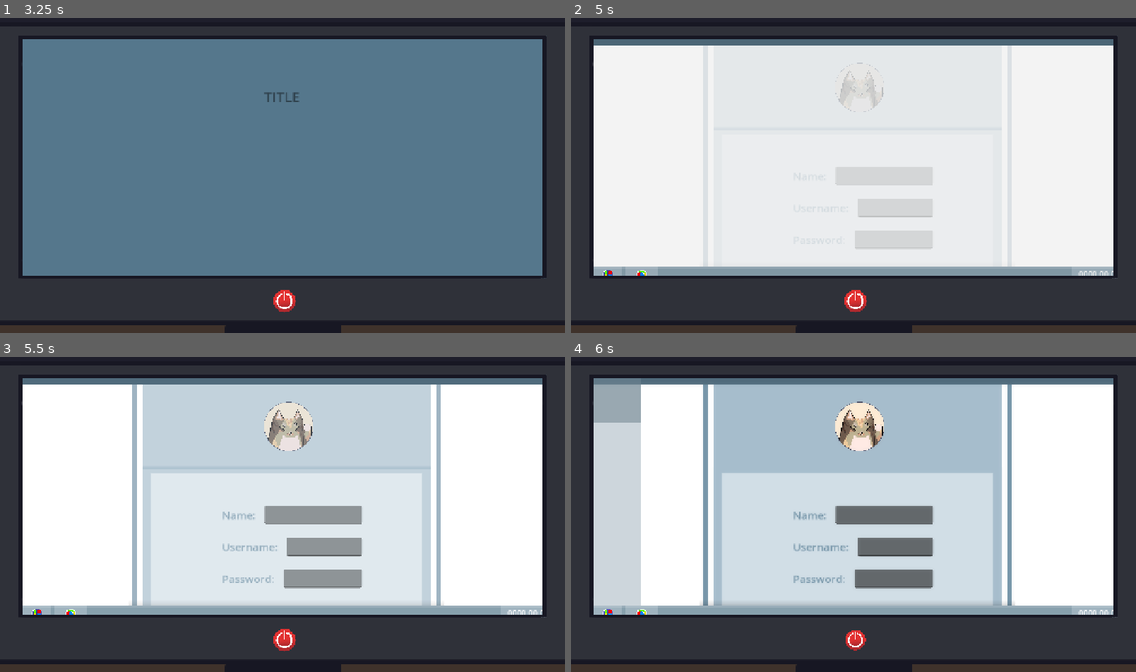
Above: before the commit, frames 1-4 (two rows, left to right).
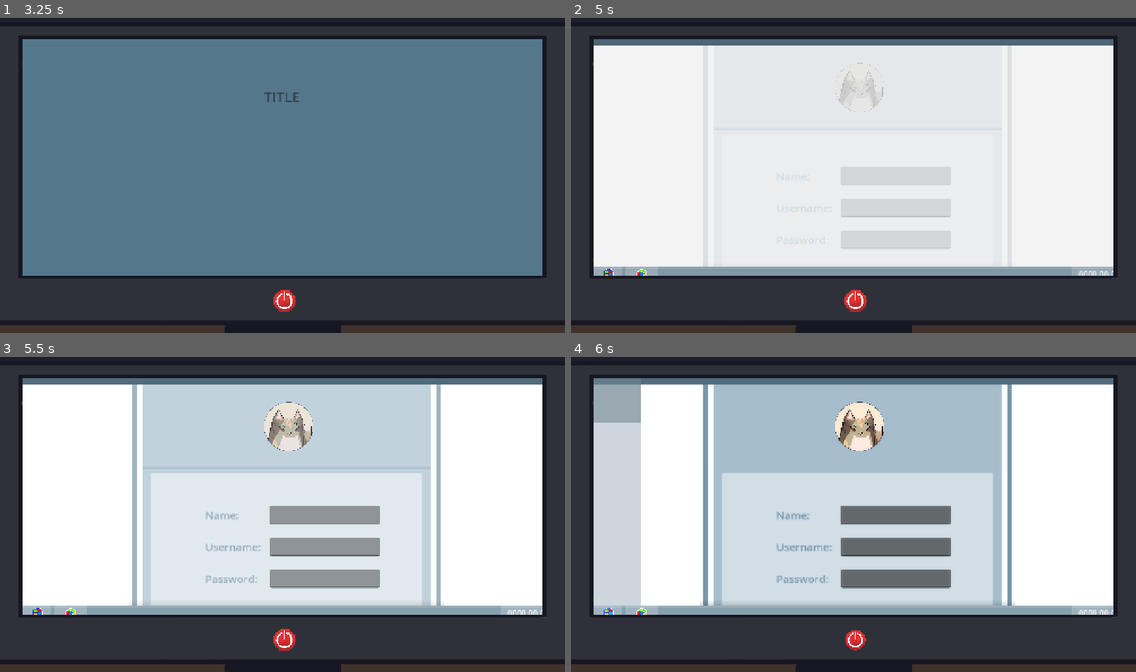
Above: after the commit, the same moments.

Repository: ArtyomDevGames/Brackeys_GJ
Game: Godot game, scene res://Game/Main/Scenes/main_menu.tscn
Same seed, same stepped clock (60 frames per second), same inputs: the game is played once before the commit and once after it.
Inputs (mouse positions are in pixels of both pictures, inside the frame that each line leads up to; where the layout moved, square brackets give the same spot in the first picture):
- Up to frame 1 (3.25 s): click (282, 285) at 0.5 s; click (33, 279) [33, 282] at 1.25 s; click "Register" at 2 s; click (282, 301) at 2.75 s
- Up to frame 2 (5 s): click (604, 279) [604, 282] at 3.5 s; click (853, 301) at 4.25 s
- Up to frame 3 (5.5 s): click (282, 640) at 5 s
- Up to frame 4 (6 s): click (604, 621) at 5.77 s

Frame 1 is identical in both runs. In frame 2, less than 0.1% of the frame differs, in the area x 5-68%, y 52-82%; in frame 3, 1.3%; in frame 4, 1.4%, in the area x 5-68%, y 47-82%.

Commit message:
Credits menu added - functional, no animations

Diff:
--- /dev/null
+++ b/game/Game/Main/Scenes/credits.tscn
@@ -0,0 +1,217 @@
+[gd_scene format=3 uid="uid://dtv47mbvrqf66"]
+
+[ext_resource type="Script" uid="uid://cdt0awp23qy5n" path="res://Game/Main/Scripts/credits.gd" id="1_4egx0"]
+[ext_resource type="PackedScene" uid="uid://cy1n884xd0exv" path="res://Game/UI/Scenes/user_button.tscn" id="1_yqri4"]
+[ext_resource type="Script" uid="uid://bsq0mofn4x34t" path="res://Game/UI/Scripts/user_button_developers.gd" id="2_4egx0"]
+[ext_resource type="ButtonGroup" uid="uid://cswciee4g26yd" path="res://Resources/Groups/CreditsGroup.tres" id="2_17smv"]
+[ext_resource type="PackedScene" uid="uid://8rndrao5eeai" path="res://Game/UI/Scenes/custom_button.tscn" id="4_iq24j"]
+
+[sub_resource type="StyleBoxFlat" id="StyleBoxFlat_iq24j"]
+bg_color = Color(0.6, 0.6, 0.6, 0)
+border_width_left = 10
+border_width_right = 10
+border_color = Color(0.44705883, 0.57254905, 0.6509804, 1)
+
+[sub_resource type="StyleBoxFlat" id="StyleBoxFlat_17smv"]
+bg_color = Color(0.81960785, 0.87058824, 0.9019608, 1)
+border_width_left = 10
+border_width_top = 40
+border_width_right = 10
+border_width_bottom = 15
+border_color = Color(0.6509804, 0.7411765, 0.8, 1)
+corner_radius_bottom_right = 5
+corner_radius_bottom_left = 5
+
+[sub_resource type="StyleBoxFlat" id="StyleBoxFlat_crgib"]
+bg_color = Color(0.44705883, 0.57254905, 0.6509804, 1)
+
+[node name="Credits" type="CanvasLayer" unique_id=2143786421]
+script = ExtResource("1_4egx0")
+group = ExtResource("2_17smv")
+
+[node name="ScrollContainer" type="ScrollContainer" parent="." unique_id=1100663029]
+offset_left = 330.0
+offset_right = 1001.0
+offset_bottom = 581.0
+vertical_scroll_mode = 3
+scroll_hint_mode = 1
+
+[node name="Control" type="Control" parent="ScrollContainer" unique_id=296758235]
+custom_minimum_size = Vector2(671, 800)
+layout_mode = 2
+
+[node name="BackPanel" type="Panel" parent="ScrollContainer/Control" unique_id=1824173067]
+layout_mode = 1
+anchors_preset = 15
+anchor_right = 1.0
+anchor_bottom = 1.0
+grow_horizontal = 2
+grow_vertical = 2
+theme_override_styles/panel = SubResource("StyleBoxFlat_iq24j")
+
+[node name="Panel" type="Panel" parent="ScrollContainer/Control/BackPanel" unique_id=2051954206]
+layout_mode = 0
+offset_left = 21.0
+offset_top = 233.0
+offset_right = 650.0
+offset_bottom = 900.0
+theme_override_styles/panel = SubResource("StyleBoxFlat_17smv")
+
+[node name="VBoxContainer" type="VBoxContainer" parent="ScrollContainer/Control/BackPanel/Panel" unique_id=803929212]
+layout_mode = 0
+offset_left = 28.0
+offset_top = 61.0
+offset_right = 601.0
+offset_bottom = 310.0
+theme_override_constants/separation = 20
+
+[node name="UserButton" parent="ScrollContainer/Control/BackPanel/Panel/VBoxContainer" unique_id=1240136226 instance=ExtResource("1_yqri4")]
+custom_minimum_size = Vector2(200, 80)
+layout_mode = 2
+toggle_mode = true
+button_group = ExtResource("2_17smv")
+script = ExtResource("2_4egx0")
+developer_role = "GameDesigner, Programmer "
+user_name = "ArtyomDev"
+
+[node name="IconFrame" parent="ScrollContainer/Control/BackPanel/Panel/VBoxContainer/UserButton" index="0" unique_id=727484853]
+position = Vector2(42.78124, 43.78124)
+scale = Vector2(0.067529336, 0.067529336)
+
+[node name="UserNameLabel" parent="ScrollContainer/Control/BackPanel/Panel/VBoxContainer/UserButton" index="1" unique_id=1866972064]
+offset_left = 92.0
+offset_top = 8.0
+offset_right = 199.0
+offset_bottom = 42.0
+theme_override_font_sizes/font_size = 24
+
+[node name="RoleLabel" type="Label" parent="ScrollContainer/Control/BackPanel/Panel/VBoxContainer/UserButton" unique_id=2069402731]
+layout_mode = 0
+offset_left = 92.0
+offset_top = 48.0
+offset_right = 133.0
+offset_bottom = 71.0
+text = "TEXT"
+
+[node name="Label" type="Label" parent="ScrollContainer/Control/BackPanel/Panel/VBoxContainer/UserButton" unique_id=1505682978]
+layout_mode = 0
+offset_left = 409.0
+offset_top = 52.0
+offset_right = 566.0
+offset_bottom = 75.0
+theme_override_font_sizes/font_size = 14
+text = "See more"
+horizontal_alignment = 2
+
+[node name="UserButton2" parent="ScrollContainer/Control/BackPanel/Panel/VBoxContainer" unique_id=1364099749 instance=ExtResource("1_yqri4")]
+custom_minimum_size = Vector2(200, 80)
+layout_mode = 2
+toggle_mode = true
+button_group = ExtResource("2_17smv")
+script = ExtResource("2_4egx0")
+developer_role = "GameDesigner, Programmer "
+user_name = "Сырок (GlazedCheeseGames)"
+
+[node name="IconFrame" parent="ScrollContainer/Control/BackPanel/Panel/VBoxContainer/UserButton2" index="0" unique_id=727484853]
+position = Vector2(42.78124, 43.78124)
+scale = Vector2(0.067529336, 0.067529336)
+
+[node name="UserNameLabel" parent="ScrollContainer/Control/BackPanel/Panel/VBoxContainer/UserButton2" index="1" unique_id=1866972064]
+offset_left = 92.0
+offset_top = 8.0
+offset_right = 199.0
+offset_bottom = 42.0
+theme_override_font_sizes/font_size = 24
+
+[node name="RoleLabel" type="Label" parent="ScrollContainer/Control/BackPanel/Panel/VBoxContainer/UserButton2" unique_id=125079389]
+layout_mode = 0
+offset_left = 92.0
+offset_top = 48.0
+offset_right = 133.0
+offset_bottom = 71.0
+text = "TEXT"
+
+[node name="Label" type="Label" parent="ScrollContainer/Control/BackPanel/Panel/VBoxContainer/UserButton2" unique_id=570809459]
+layout_mode = 0
+offset_left = 409.0
+offset_top = 52.0
+offset_right = 566.0
+offset_bottom = 75.0
+theme_override_font_sizes/font_size = 14
+text = "See more"
+horizontal_alignment = 2
+
+[node name="UserButton3" parent="ScrollContainer/Control/BackPanel/Panel/VBoxContainer" unique_id=1727682408 instance=ExtResource("1_yqri4")]
+custom_minimum_size = Vector2(200, 80)
+layout_mode = 2
+toggle_mode = true
+button_group = ExtResource("2_17smv")
+script = ExtResource("2_4egx0")
+developer_role = "Artist"
+user_name = "Halva"
+
+[node name="IconFrame" parent="ScrollContainer/Control/BackPanel/Panel/VBoxContainer/UserButton3" index="0" unique_id=727484853]
+position = Vector2(42.78124, 43.78124)
+scale = Vector2(0.067529336, 0.067529336)
+
+[node name="UserNameLabel" parent="ScrollContainer/Control/BackPanel/Panel/VBoxContainer/UserButton3" index="1" unique_id=1866972064]
+offset_left = 92.0
+offset_top = 8.0
+offset_right = 199.0
+offset_bottom = 42.0
+theme_override_font_sizes/font_size = 24
+
+[node name="RoleLabel" type="Label" parent="ScrollContainer/Control/BackPanel/Panel/VBoxContainer/UserButton3" unique_id=463846691]
+layout_mode = 0
+offset_left = 92.0
+offset_top = 48.0
+offset_right = 133.0
+offset_bottom = 71.0
+text = "TEXT"
+
+[node name="Label" type="Label" parent="ScrollContainer/Control/BackPanel/Panel/VBoxContainer/UserButton3" unique_id=1496257507]
+layout_mode = 0
+offset_left = 409.0
+offset_top = 52.0
+offset_right = 566.0
+offset_bottom = 75.0
+theme_override_font_sizes/font_size = 14
+text = "See more"
+horizontal_alignment = 2
+
+[node name="Top" type="Panel" parent="ScrollContainer/Control/BackPanel" unique_id=1727991922]
+layout_mode = 0
+offset_left = 21.0
+offset_right = 650.0
+offset_bottom = 259.0
+theme_override_styles/panel = SubResource("StyleBoxFlat_crgib")
+
+[node name="UserNameLabel" type="Label" parent="ScrollContainer/Control/BackPanel/Top" unique_id=2119871946]
+layout_mode = 1
+anchors_preset = -1
+anchor_top = -0.041
+offset_left = 28.0
+offset_top = 156.619
+offset_right = 609.0
+offset_bottom = 204.0
+theme_override_font_sizes/font_size = 62
+text = "Credits"
+horizontal_alignment = 1
+vertical_alignment = 1
+
+[node name="CustomButton" parent="." unique_id=1194507549 instance=ExtResource("4_iq24j")]
+offset_left = 134.0
+offset_top = 516.0
+offset_right = 307.0
+offset_bottom = 558.0
+button_name = "BackButton"
+button_text = "Back"
+
+[connection signal="pressed" from="ScrollContainer/Control/BackPanel/Panel/VBoxContainer/UserButton" to="." method="dev_button_pressed"]
+[connection signal="pressed" from="ScrollContainer/Control/BackPanel/Panel/VBoxContainer/UserButton2" to="." method="dev_button_pressed"]
+[connection signal="pressed" from="ScrollContainer/Control/BackPanel/Panel/VBoxContainer/UserButton3" to="." method="dev_button_pressed"]
+[connection signal="pressed" from="CustomButton" to="." method="_on_custom_button_pressed"]
+
+[editable path="ScrollContainer/Control/BackPanel/Panel/VBoxContainer/UserButton"]
+[editable path="ScrollContainer/Control/BackPanel/Panel/VBoxContainer/UserButton2"]
+[editable path="ScrollContainer/Control/BackPanel/Panel/VBoxContainer/UserButton3"]
--- a/game/Game/Main/Scenes/game.tscn
+++ b/game/Game/Main/Scenes/game.tscn
@@ -111,12 +111,39 @@
 offset_bottom = 719.0
 theme_override_styles/panel = SubResource("StyleBoxFlat_yf5fn")
 
-[node name="Button" type="Button" parent="BackPanel/Background/Bottom" unique_id=345755344]
-layout_mode = 0
-offset_left = 6.0
-offset_top = 12.0
-offset_right = 298.0
-offset_bottom = 66.0
+[node name="LineEdit" type="LineEdit" parent="BackPanel/Background/Bottom" unique_id=1305210099]
+layout_mode = 0
+offset_left = 87.0
+offset_right = 625.0
+offset_bottom = 41.0
+editable = false
+
+[node name="ChoiceButtons" type="HBoxContainer" parent="BackPanel/Background/Bottom" unique_id=1658987700]
+layout_mode = 0
+offset_left = 108.0
+offset_top = -45.0
+offset_right = 711.0
+offset_bottom = -3.0
+theme_override_constants/separation = 10
+
+[node name="CustomButton" parent="BackPanel/Background/Bottom/ChoiceButtons" unique_id=1958710994 instance=ExtResource("3_6gq2s")]
+layout_mode = 2
+size_flags_horizontal = 3
+button_name = "Option1Button"
+button_text = "Option 1"
+
+[node name="CustomButton2" parent="BackPanel/Background/Bottom/ChoiceButtons" unique_id=2024447890 instance=ExtResource("3_6gq2s")]
+layout_mode = 2
+size_flags_horizontal = 3
+button_name = "Option2Button"
+button_text = "Option 2"
+
+[node name="CustomButton" parent="BackPanel/Background/Bottom" unique_id=1132699801 instance=ExtResource("3_6gq2s")]
+layout_mode = 0
+offset_left = 642.0
+offset_right = 757.0
+button_name = "SendButton"
+button_text = "Send"
 
 [node name="ScrollContainer" type="ScrollContainer" parent="BackPanel" unique_id=1216533846]
 layout_mode = 0
--- a/game/Game/Main/Scenes/level_select.tscn
+++ b/game/Game/Main/Scenes/level_select.tscn
@@ -67,7 +67,6 @@
 offset_top = 220.0
 offset_right = 583.0
 offset_bottom = 496.0
-item_state_id = 1
 item_name = "Item2"
 
 [node name="LevelSelectButton" parent="ScrollContainer/Control/BackPanel/Panel2" unique_id=754221516 instance=ExtResource("2_l13d0")]
@@ -85,7 +84,6 @@
 offset_top = 220.0
 offset_right = 859.0
 offset_bottom = 496.0
-item_state_id = 2
 item_name = "Item3"
 
 [node name="ProgressBar" type="ProgressBar" parent="ScrollContainer/Control/BackPanel/Panel2" unique_id=523755810]
--- a/game/Game/Main/Scenes/pause.tscn
+++ b/game/Game/Main/Scenes/pause.tscn
@@ -592,6 +592,7 @@
 offset_top = 157.0
 offset_right = -1.0
 offset_bottom = 225.0
+mouse_default_cursor_shape = 2
 button_group = ExtResource("2_o4apy")
 button_name = "ContinueButton"
 button_text = "Continue"
@@ -602,6 +603,7 @@
 offset_top = 225.0
 offset_right = -1.0
 offset_bottom = 293.0
+mouse_default_cursor_shape = 2
 button_group = ExtResource("2_o4apy")
 button_name = "SettingsButton"
 button_text = "Settings"
@@ -612,6 +614,7 @@
 offset_top = 293.0
 offset_right = -1.0
 offset_bottom = 361.0
+mouse_default_cursor_shape = 2
 button_group = ExtResource("2_o4apy")
 button_name = "CreditsButton"
 button_text = "Credits"
@@ -622,6 +625,7 @@
 offset_top = 361.0
 offset_right = -1.0
 offset_bottom = 429.0
+mouse_default_cursor_shape = 2
 button_group = ExtResource("2_o4apy")
 button_name = "ExitButton"
 button_text = "Exit"
@@ -702,6 +706,7 @@
 offset_top = 476.0
 offset_right = -1.0
 offset_bottom = 544.0
+mouse_default_cursor_shape = 2
 button_group = ExtResource("2_o4apy")
 button_name = "BackButton"
 button_text = "Back"
--- a/game/Game/Main/Scenes/profile.tscn
+++ b/game/Game/Main/Scenes/profile.tscn
@@ -93,10 +93,10 @@
 text = "Name"
 
 [node name="CustomButton" parent="." unique_id=1194507549 instance=ExtResource("2_53oc8")]
-offset_left = 88.0
-offset_top = 515.0
-offset_right = 280.0
-offset_bottom = 569.0
+offset_left = 118.0
+offset_top = 93.0
+offset_right = 310.0
+offset_bottom = 147.0
 button_name = "BackButton"
 button_text = "Back"
 
--- a/game/Game/Main/Scenes/registration.tscn
+++ b/game/Game/Main/Scenes/registration.tscn
@@ -95,66 +95,66 @@
 mouse_filter = 2
 theme_override_styles/panel = SubResource("StyleBoxFlat_g4v7s")
 
-[node name="VBoxContainer" type="VBoxContainer" parent="ScrollContainer/Control/BackPanel/ColorRect" unique_id=1143509898]
+[node name="VBoxContainer2" type="VBoxContainer" parent="ScrollContainer/Control/BackPanel/ColorRect" unique_id=1634041627]
 layout_mode = 0
-offset_left = 181.0
+offset_left = 143.0
 offset_top = 90.0
-offset_right = 498.0
-offset_bottom = 475.0
-theme_override_constants/separation = 150
-
-[node name="VBoxContainer" type="VBoxContainer" parent="ScrollContainer/Control/BackPanel/ColorRect/VBoxContainer" unique_id=1634041627]
-layout_mode = 2
+offset_right = 538.0
+offset_bottom = 276.0
 theme_override_constants/separation = 30
 
-[node name="NameContainer" type="HBoxContainer" parent="ScrollContainer/Control/BackPanel/ColorRect/VBoxContainer/VBoxContainer" unique_id=93114081]
+[node name="NameContainer" type="HBoxContainer" parent="ScrollContainer/Control/BackPanel/ColorRect/VBoxContainer2" unique_id=93114081]
 layout_mode = 2
-theme_override_constants/separation = 15
+theme_override_constants/separation = 64
 
-[node name="Label" type="Label" parent="ScrollContainer/Control/BackPanel/ColorRect/VBoxContainer/VBoxContainer/NameContainer" unique_id=1776320015]
+[node name="Label" type="Label" parent="ScrollContainer/Control/BackPanel/ColorRect/VBoxContainer2/NameContainer" unique_id=1776320015]
 layout_mode = 2
 theme_override_colors/font_color = Color(0.44705883, 0.57254905, 0.6509804, 1)
 theme_override_font_sizes/font_size = 24
 text = "Name: "
 
-[node name="NameLine" type="LineEdit" parent="ScrollContainer/Control/BackPanel/ColorRect/VBoxContainer/VBoxContainer/NameContainer" unique_id=1444954017]
+[node name="NameLine" type="LineEdit" parent="ScrollContainer/Control/BackPanel/ColorRect/VBoxContainer2/NameContainer" unique_id=1444954017]
 layout_mode = 2
 size_flags_horizontal = 3
 theme_override_font_sizes/font_size = 24
 
-[node name="UsernameContainer" type="HBoxContainer" parent="ScrollContainer/Control/BackPanel/ColorRect/VBoxContainer/VBoxContainer" unique_id=1325621820]
+[node name="UsernameContainer" type="HBoxContainer" parent="ScrollContainer/Control/BackPanel/ColorRect/VBoxContainer2" unique_id=1325621820]
 layout_mode = 2
 theme_override_constants/separation = 15
 
-[node name="Label" type="Label" parent="ScrollContainer/Control/BackPanel/ColorRect/VBoxContainer/VBoxContainer/UsernameContainer" unique_id=1432483072]
+[node name="Label" type="Label" parent="ScrollContainer/Control/BackPanel/ColorRect/VBoxContainer2/UsernameContainer" unique_id=1432483072]
 layout_mode = 2
 theme_override_colors/font_color = Color(0.44705883, 0.57254905, 0.6509804, 1)
 theme_override_font_sizes/font_size = 24
 text = "Username: "
 
-[node name="UsernameLine" type="LineEdit" parent="ScrollContainer/Control/BackPanel/ColorRect/VBoxContainer/VBoxContainer/UsernameContainer" unique_id=778117991]
+[node name="UsernameLine" type="LineEdit" parent="ScrollContainer/Control/BackPanel/ColorRect/VBoxContainer2/UsernameContainer" unique_id=778117991]
 layout_mode = 2
 size_flags_horizontal = 3
 theme_override_font_sizes/font_size = 24
 
-[node name="PasswordContainer" type="HBoxContainer" parent="ScrollContainer/Control/BackPanel/ColorRect/VBoxContainer/VBoxContainer" unique_id=519887838]
+[node name="PasswordContainer" type="HBoxContainer" parent="ScrollContainer/Control/BackPanel/ColorRect/VBoxContainer2" unique_id=519887838]
 layout_mode = 2
-theme_override_constants/separation = 15
+theme_override_constants/separation = 23
 
-[node name="Label" type="Label" parent="ScrollContainer/Control/BackPanel/ColorRect/VBoxContainer/VBoxContainer/PasswordContainer" unique_id=879656977]
+[node name="Label" type="Label" parent="ScrollContainer/Control/BackPanel/ColorRect/VBoxContainer2/PasswordContainer" unique_id=879656977]
 layout_mode = 2
 theme_override_colors/font_color = Color(0.44705883, 0.57254905, 0.6509804, 1)
 theme_override_font_sizes/font_size = 24
 text = "Password: "
 
-[node name="PasswordLine" type="LineEdit" parent="ScrollContainer/Control/BackPanel/ColorRect/VBoxContainer/VBoxContainer/PasswordContainer" unique_id=1557999562]
+[node name="PasswordLine" type="LineEdit" parent="ScrollContainer/Control/BackPanel/ColorRect/VBoxContainer2/PasswordContainer" unique_id=1557999562]
 layout_mode = 2
 size_flags_horizontal = 3
 theme_override_font_sizes/font_size = 24
 secret = true
 
-[node name="CustomButton" parent="ScrollContainer/Control/BackPanel/ColorRect/VBoxContainer" unique_id=1194507549 instance=ExtResource("1_jk18y")]
-layout_mode = 2
+[node name="CustomButton" parent="ScrollContainer/Control/BackPanel" unique_id=1194507549 instance=ExtResource("1_jk18y")]
+layout_mode = 0
+offset_left = 203.0
+offset_top = 672.0
+offset_right = 520.0
+offset_bottom = 721.0
 size_flags_vertical = 3
 button_name = "ContinueButton"
 button_text = "Continue"
@@ -175,4 +175,4 @@
 [node name="AnimationPlayer" type="AnimationPlayer" parent="." unique_id=950181109]
 libraries/ = SubResource("AnimationLibrary_05804")
 
-[connection signal="pressed" from="ScrollContainer/Control/BackPanel/ColorRect/VBoxContainer/CustomButton" to="." method="_on_custom_button_pressed"]
+[connection signal="pressed" from="ScrollContainer/Control/BackPanel/CustomButton" to="." method="_on_custom_button_pressed"]
--- /dev/null
+++ b/game/Game/Main/Scripts/credits.gd
@@ -0,0 +1,23 @@
+extends CanvasLayer
+
+@export var group : ButtonGroup
+
+func _ready() -> void:
+	pass # Replace with function body.
+
+
+# Called every frame. 'delta' is the elapsed time since the previous frame.
+func _process(delta: float) -> void:
+	pass
+
+func dev_button_pressed() -> void:
+	var button = group.get_pressed_button()
+
+	Profile.set_user_icon(button.user_icon_id)
+	Profile.set_user_name(button.user_name)
+	Profile.show_profile()
+
+
+func _on_custom_button_pressed() -> void:
+	get_tree().change_scene_to_file(Global.current_scene)
+	Global.is_scene_credits = false
--- a/game/Game/Main/Scripts/game.gd
+++ b/game/Game/Main/Scripts/game.gd
@@ -11,6 +11,7 @@
 @onready var custom_button: Button = $BackPanel/Background/Top/CustomButton
 
 var is_top_visible = false
+var is_profile_visible = false
 
 # Кнопочки с покупателями
 @onready var buttons: VBoxContainer = $BackPanel/ScrollContainer/Control/Panel/Buttons
@@ -19,6 +20,8 @@
 # Для профиля инфа
 var current_user_name : String
 var current_user_id : int
+
+var questions : int = 3
 
 func _ready() -> void:
 	item_name_label.text = Global.current_level_name
@@ -37,6 +40,7 @@
 	Profile.set_user_icon(current_user_id)
 	Profile.set_user_name(current_user_name)
 	Profile.visible = true
+	is_profile_visible = true
 
 func button_pressed() -> void:
 	var button = group.get_pressed_button()
--- a/game/Game/Main/Scripts/main_menu.gd
+++ b/game/Game/Main/Scripts/main_menu.gd
@@ -23,5 +23,6 @@
 		$Background.visible = false
 		NoTouchRect.visible = false
 		get_tree().change_scene_to_file("res://Game/Main/Scenes/registration.tscn")
+		Global.current_scene = "res://Game/Main/Scenes/registration.tscn"
 	elif button.button_name == "ExitButton":
 		get_tree().quit()
--- a/game/Game/Main/Scripts/pause.gd
+++ b/game/Game/Main/Scripts/pause.gd
@@ -3,6 +3,8 @@
 @export var group : ButtonGroup
 @onready var animation_player: AnimationPlayer = $AnimationPlayer
 @onready var blur: ColorRect = $Blur
+
+@onready var custom_button_3: Button = $CustomButton3
 
 
 func _ready() -> void:
@@ -11,42 +13,45 @@
 func button_pressed() -> void:
 	var button = group.get_pressed_button()
 
-	if button.button_name == "ContinueButton": hide_pause()
-	elif button.button_name == "SettingsButton": show_settings()
-	elif button.button_name == "BackButton": hide_settings()
+	if button.button_name == "ContinueButton": await hide_pause()
+	elif button.button_name == "SettingsButton": await show_settings()
+	elif button.button_name == "BackButton": await hide_settings()
+	elif button.button_name == "CreditsButton":
+		await hide_pause()
+		get_tree().change_scene_to_file("res://Game/Main/Scenes/credits.tscn")
+		Global.is_scene_credits = true
 	elif button.button_name == "ExitButton": get_tree().quit()
 
 # Анимации появления / скрытия меню
 # Пауза
-func show_pause() -> bool:
+func show_pause():
+	if Global.is_scene_credits == true: custom_button_3.disabled = true
+	else: custom_button_3.disabled = false
+
 	blur.visible = true
 	visible = true
 	NoTouchRect.visible = true
 	animation_player.play("ShowPause")
 	await animation_player.animation_finished
 	NoTouchRect.visible = false
-	return true
 
-func hide_pause() -> bool:
+func hide_pause():
 	NoTouchRect.visible = true
 	animation_player.play_backwards("ShowPause")
 	await animation_player.animation_finished
 	NoTouchRect.visible = false
 	blur.visible = false
 	visible = false
-	return true
 
 # Настройки
-func show_settings() -> bool:
+func show_settings():
 	NoTouchRect.visible = true
 	animation_player.play("ShowSettings")
 	await animation_player.animation_finished
 	NoTouchRect.visible = false
-	return true
 
-func hide_settings() -> bool:
+func hide_settings():
 	NoTouchRect.visible = true
 	animation_player.play_backwards("ShowSettings")
 	await animation_player.animation_finished
 	NoTouchRect.visible = false
-	return true
--- a/game/Game/Main/Scripts/profile.gd
+++ b/game/Game/Main/Scripts/profile.gd
@@ -15,3 +15,6 @@
 
 func _on_custom_button_pressed() -> void:
 	visible = false
+
+func show_profile() -> void:
+	visible = true
--- a/game/Game/Main/Scripts/registration.gd
+++ b/game/Game/Main/Scripts/registration.gd
@@ -11,7 +11,7 @@
 	await hide_registration()
 	print("Идём в выбор уровня")
 	get_tree().change_scene_to_file("res://Game/Main/Scenes/level_select.tscn")
-
+	Global.current_scene = "res://Game/Main/Scenes/level_select.tscn"
 
 # Анимации появления / скрытия меню
 func show_registration():
--- a/game/Game/Other/Scripts/global.gd
+++ b/game/Game/Other/Scripts/global.gd
@@ -8,3 +8,6 @@
 
 var current_level_id = 0
 var current_level_name = ""
+
+var current_scene : String
+var is_scene_credits : bool = false
--- a/game/Game/UI/Scenes/custom_button.tscn
+++ b/game/Game/UI/Scenes/custom_button.tscn
@@ -5,6 +5,7 @@
 [node name="CustomButton" type="Button" unique_id=1194507549]
 offset_right = 115.0
 offset_bottom = 42.0
+mouse_default_cursor_shape = 2
 theme_override_font_sizes/font_size = 24
 toggle_mode = true
 text = "TEXT"
--- a/game/Game/UI/Scenes/monitor.tscn
+++ b/game/Game/UI/Scenes/monitor.tscn
@@ -155,6 +155,7 @@
 offset_top = 590.0
 offset_right = 671.0
 offset_bottom = 643.0
+mouse_default_cursor_shape = 2
 flat = true
 metadata/_edit_group_ = true
 
--- a/game/Game/UI/Scenes/taskbar.tscn
+++ b/game/Game/UI/Scenes/taskbar.tscn
@@ -17,15 +17,15 @@
 
 func _on_custom_button_pressed() -> void:
 	if Global.is_paused == false:
-		Pause.show_pause()
+		await Pause.show_pause()
 		Global.is_paused = true
 	else:
-		Pause.hide_pause()
+		await Pause.hide_pause()
 		Global.is_paused = false
 
 
 func _on_custom_button_mouse_entered() -> void:
-	start_button_icon.material.set_shader_parameter(\"brightness\", 1.2)
+	start_button_icon.material.set_shader_parameter(\"brightness\", 1.5)
 
 
 func _on_custom_button_mouse_exited() -> void:
@@ -76,14 +76,14 @@
 
 [node name="CustomButton" parent="." unique_id=1194507549 instance=ExtResource("1_yg766")]
 offset_left = 43.0
-offset_top = 569.0
+offset_top = 561.0
 offset_bottom = 640.0
 flat = true
 button_name = "PauseButton"
 
 [node name="StartButtonIcon" type="Sprite2D" parent="CustomButton" unique_id=528157131]
 material = SubResource("ShaderMaterial_mhbco")
-position = Vector2(40.999996, 18.000002)
+position = Vector2(41.999996, 24.000004)
 scale = Vector2(0.020764165, 0.020764165)
 texture = ExtResource("2_mhbco")
 
@@ -95,7 +95,7 @@
 color = Color(0.62352943, 0.7019608, 0.7490196, 1)
 
 [node name="BrowserIcon" type="Sprite2D" parent="." unique_id=463573532]
-position = Vector2(161, 588)
+position = Vector2(161, 586)
 scale = Vector2(0.020039054, 0.020039054)
 texture = ExtResource("3_inbqr")
 
--- a/game/Game/UI/Scenes/user_button.tscn
+++ b/game/Game/UI/Scenes/user_button.tscn
@@ -7,6 +7,7 @@
 custom_minimum_size = Vector2(200, 48)
 offset_right = 200.0
 offset_bottom = 48.0
+mouse_default_cursor_shape = 2
 script = ExtResource("1_48ey1")
 
 [node name="IconFrame" parent="." unique_id=727484853 instance=ExtResource("2_cjakb")]
--- a/game/Game/UI/Scripts/level_select_button.gd
+++ b/game/Game/UI/Scripts/level_select_button.gd
@@ -30,10 +30,10 @@
 func _on_pressed() -> void:
 	Global.current_level_name = item_name
 	get_tree().change_scene_to_file("res://Game/Main/Scenes/game.tscn")
+	Global.current_scene = "res://Game/Main/Scenes/game.tscn"
 
 
 func _on_mouse_entered() -> void:
-	print("Кнопка: ", item_name, "\nПоказываем")
 	animation_player.play("Hover")
 
 func _on_mouse_exited() -> void:
--- /dev/null
+++ b/game/Game/UI/Scripts/user_button_developers.gd
@@ -0,0 +1,13 @@
+extends "res://Game/UI/Scripts/user_button.gd"
+
+@export var developer_role : String
+
+@onready var role_label: Label = $RoleLabel
+
+func _ready() -> void:
+	set_role()
+	set_icon()
+	set_users_name()
+
+func set_role() -> void:
+	role_label.text = developer_role
--- /dev/null
+++ b/game/Resources/Groups/CreditsGroup.tres
@@ -0,0 +1,4 @@
+[gd_resource type="ButtonGroup" format=3 uid="uid://cswciee4g26yd"]
+
+[resource]
+resource_local_to_scene = false
Not shown, added: game/Game/Main/Scripts/credits.gd.uid
Not shown, added: game/Game/UI/Scripts/user_button_developers.gd.uid
